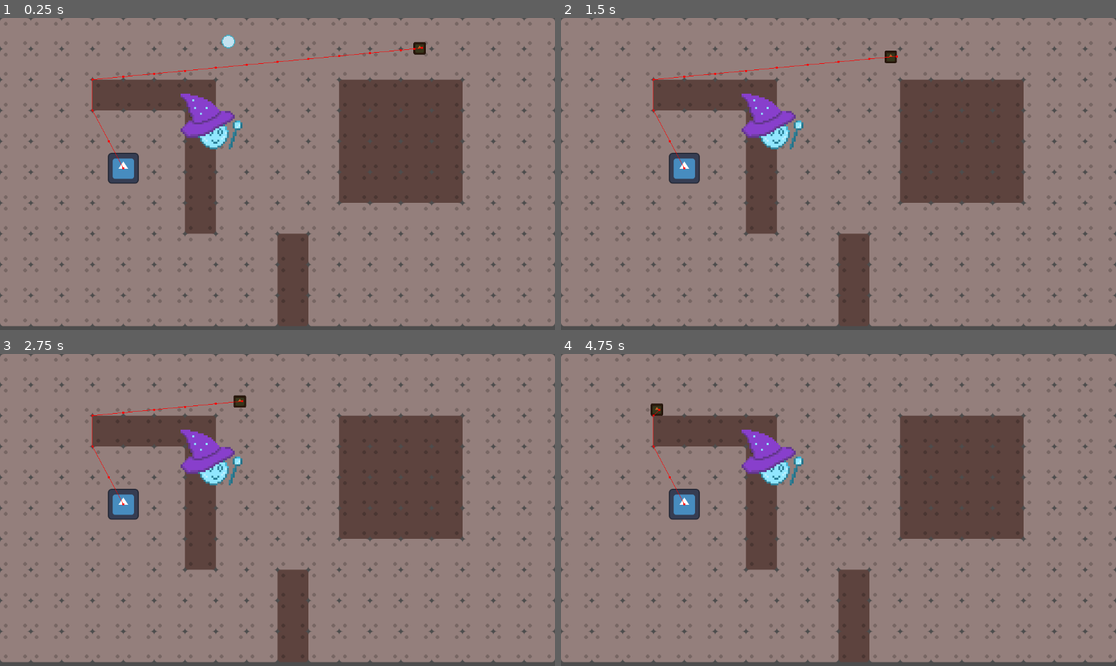
Above: before the commit, frames 1-4 (two rows, left to right).
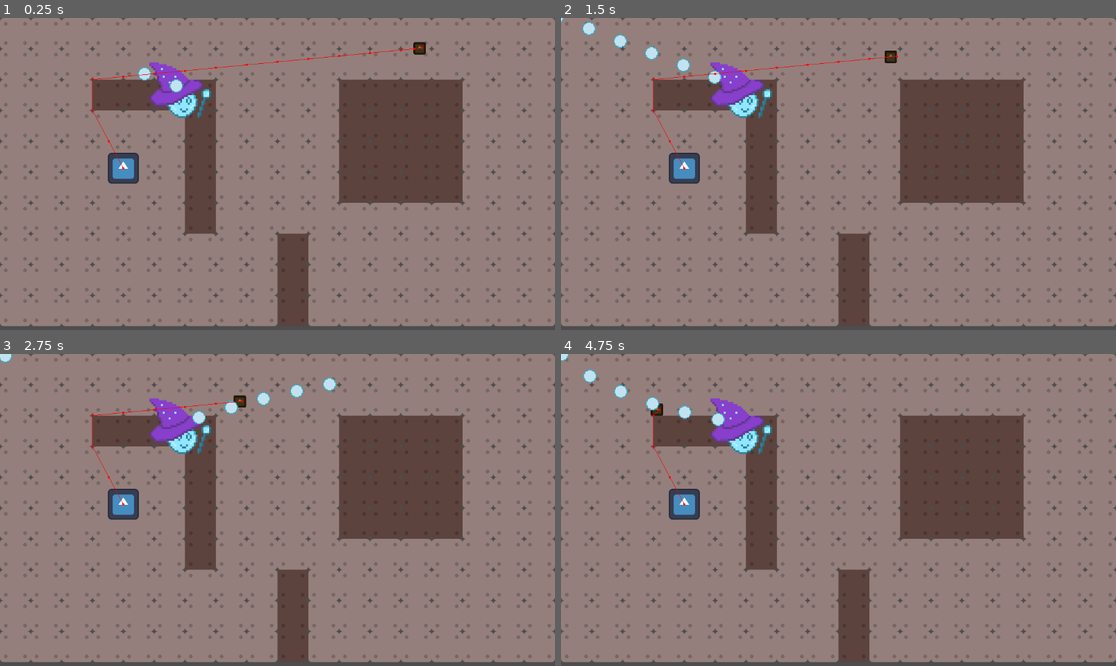
Above: after the commit, the same moments.

Repository: MichelleCDjunaidi/bubble-trouble
Game: Godot game, scene res://scenes/world.tscn
The game is run twice, just before and just after one commit, with the same random seed, the same clock (stepped at 60 frames per second) and the same inputs. This scene is started directly instead of the project's main scene. The engine's default icon, where the game draws it, is replaced by a stand-in: a white triangle on a blue panel in a dark square.
Inputs (mouse positions are in pixels of both pictures, inside the frame that each line leads up to):
- Up to frame 1 (0.25 s): no input
- Up to frame 2 (1.5 s): tap Enter (ui_accept) at 0.5, 0.77 s; move the mouse to (960, 158) at 0.52 s; hold Right (ui_right) from 0.53 s (still down); click (960, 158) at 0.67 s; move the mouse to (727, 189) at 1.27 s
- Up to frame 3 (2.75 s): tap Enter (ui_accept) at 1.52 s; move the mouse to (333, 441) at 2.02 s; release Right (ui_right) at 2.03 s; hold Left (ui_left) from 2.03 s (still down)
- Up to frame 4 (4.75 s): move the mouse to (810, 572) at 2.77 s; release Left (ui_left) at 2.78 s; hold Right (ui_right) 2.78-4.28 s; click (810, 572) at 2.92 s; tap Enter (ui_accept) at 3.02, 3.77, 4.52 s; move the mouse to (1005, 556) at 3.52 s; move the mouse to (672, 463) at 4.27 s; hold Left (ui_left) from 4.28 s (still down)

The runs differ from the first frame. In frame 1, 2.3% of the frame differs, in the area x 24-44%, y 5-43%; in frame 2, 2.5%; in frame 3, 2.5%, in the area x 0-61%, y 0-43%; in frame 4, 2.5%.

Commit message:
feat: bullet firing properly

Diff:
--- a/scenes/bullet.tscn
+++ b/scenes/bullet.tscn
@@ -11,12 +11,10 @@
 script = ExtResource("1_8wh3e")
 
 [node name="Sprite-0001" type="Sprite2D" parent="."]
-position = Vector2(18, 18)
 scale = Vector2(2, 2)
 texture = ExtResource("1_ugu5r")
 
 [node name="Area2D" type="Area2D" parent="."]
 
 [node name="CollisionShape2D" type="CollisionShape2D" parent="Area2D"]
-position = Vector2(18, 18)
 shape = SubResource("CircleShape2D_80ehs")
--- a/scenes/tower.gd
+++ b/scenes/tower.gd
@@ -3,10 +3,10 @@
 #flag for timer
 var timer_finished = true
 var bullet = load("res://scenes/bullet.tscn")
+var curr_target = null
 
 # Called when the node enters the scene tree for the first time.
 func _ready() -> void:
-	$Timer.start()
 	pass # Replace with function body.
 
 
@@ -14,25 +14,31 @@
 func _process(delta: float) -> void:
 	pass
 
-
-
 func _on_timer_timeout() -> void:
 	timer_finished = true
+	if curr_target != null:
+		var bullet_vector = curr_target.position - position
+		bullet_vector = bullet_vector.normalized()
+		if timer_finished:
+			print("what")
+			var bullet_instance = bullet.instantiate()
+			bullet_instance.set_velocity(bullet_vector)
+			add_child(bullet_instance)
+		timer_finished = false
+		$Timer.start()
 	pass # Replace with function body.
 
 
 func _on_area_2d_body_entered(body: Node2D) -> void:
 	print("malding2")
-	var bullet_vector = position - body.position
-	bullet_vector = bullet_vector.normalized()
-	if timer_finished:
-		print("what")
-		var bullet_instance = bullet.instantiate()
-		bullet_instance.set_velocity(bullet_vector)
-		add_child(bullet_instance)
+	curr_target = body
 	#check timer
 	#if yes, spawn bullet
 	#aim it at area.position (do we need to do vector calculations?)
-	timer_finished = false
-	$Timer.start()
 	pass # Replace with function body.
+
+
+func _on_area_2d_body_exited(body: Node2D) -> void:
+	if curr_target == body:
+		curr_target = null
+	pass # Replace with function body.
--- a/scenes/tower.tscn
+++ b/scenes/tower.tscn
@@ -3249,7 +3249,7 @@
 tile_set = SubResource("TileSet_4sph0")
 
 [node name="Icon" type="Sprite2D" parent="."]
-position = Vector2(64, 64)
+position = Vector2(-1, -1)
 scale = Vector2(4, 4)
 texture = ExtResource("2_u0np8")
 
@@ -3258,13 +3258,12 @@
 collision_mask = 3
 
 [node name="CollisionShape2D" type="CollisionShape2D" parent="Area2D"]
-position = Vector2(64, 64)
 shape = SubResource("CapsuleShape2D_er8yv")
 
 [node name="Timer" type="Timer" parent="."]
 wait_time = 0.1
 autostart = true
 
-[connection signal="area_entered" from="Area2D" to="." method="_on_area_2d_area_entered"]
 [connection signal="body_entered" from="Area2D" to="." method="_on_area_2d_body_entered"]
+[connection signal="body_exited" from="Area2D" to="." method="_on_area_2d_body_exited"]
 [connection signal="timeout" from="Timer" to="." method="_on_timer_timeout"]
